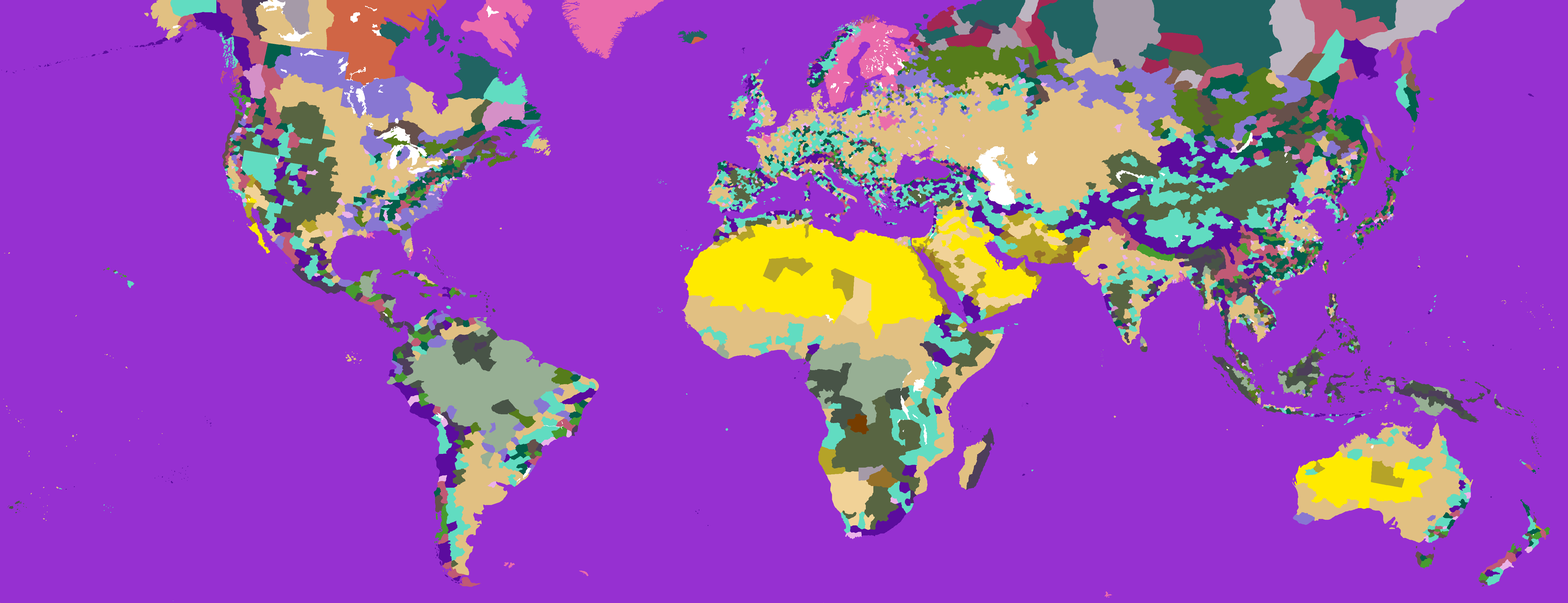
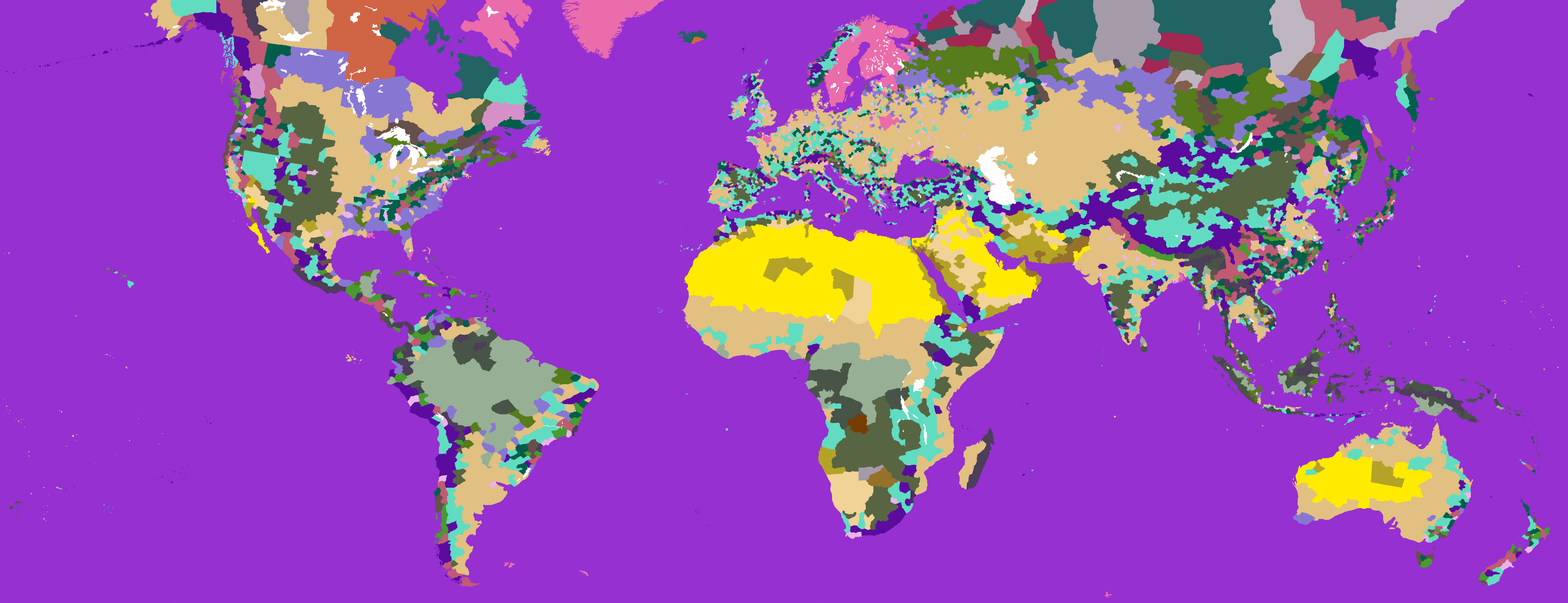
Layer changes from the first 1568 × 603 image to the second:
painted on "terrain — flat colormap kopia.bmp" over (792, 14, 1299, 224)
